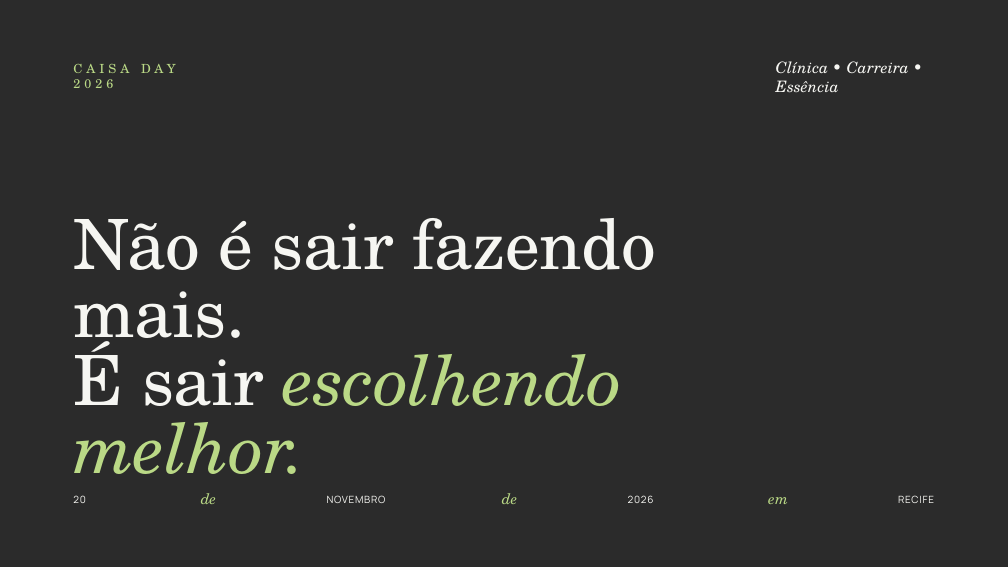
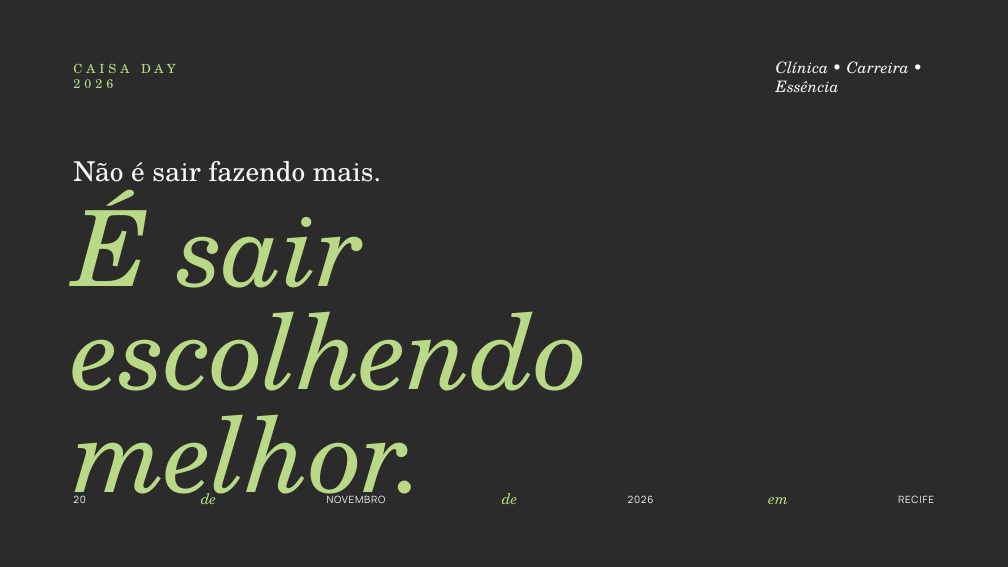
Before and after one commit to pollyandrad/claude-apresentation, a slide deck: slide 9 of marcela-designs/telas-projecao/saida/CAISA-DAY-2026_telas-de-projecao_EDITAVEL.pptx. Drawn at 1008x567 pixels with LibreOffice and Linux fonts; fonts in the diff are those of the drawing; background and template pictures are left out; a plain dark background stands for a picture behind light text. Boxes give left, top, right and bottom in pixels: in the first picture for what was removed or moved away, otherwise in the second. Text is boxed around its words. In the diff, an @@ line names an element or a change of style, - is before the commit and + after.

```diff
--- a/marcela-designs/telas-projecao/saida/CAISA-DAY-2026_telas-de-projecao_EDITAVEL.pptx
+++ b/marcela-designs/telas-projecao/saida/CAISA-DAY-2026_telas-de-projecao_EDITAVEL.pptx
@@ text added at (73, 161, 381, 182), 26 pt, text #F6F6F2 @@
+Não é sair fazendo mais.
@@ text "É sair escolhendo melhor.": place and size @@
-text "É sair escolhendo melhor." at (73, 218, 656, 474)
+text "É sair escolhendo melhor." at (73, 189, 587, 504)
@@ text "É sair escolhendo melhor." at (73, 189, 587, 504): size 66 to 100 pt, letter spacing -0.3 to -0.5 pt; text colour #F6F6F2 to #BAD986, italic on in "É sair"; line spacing 64.7pt to 98pt @@
@@ text at (73, 218, 656, 358): paragraph removed @@
-Não é sair fazendo mais.
```
Also in this commit, not shown: 8 other slides changed, 38 other files.
